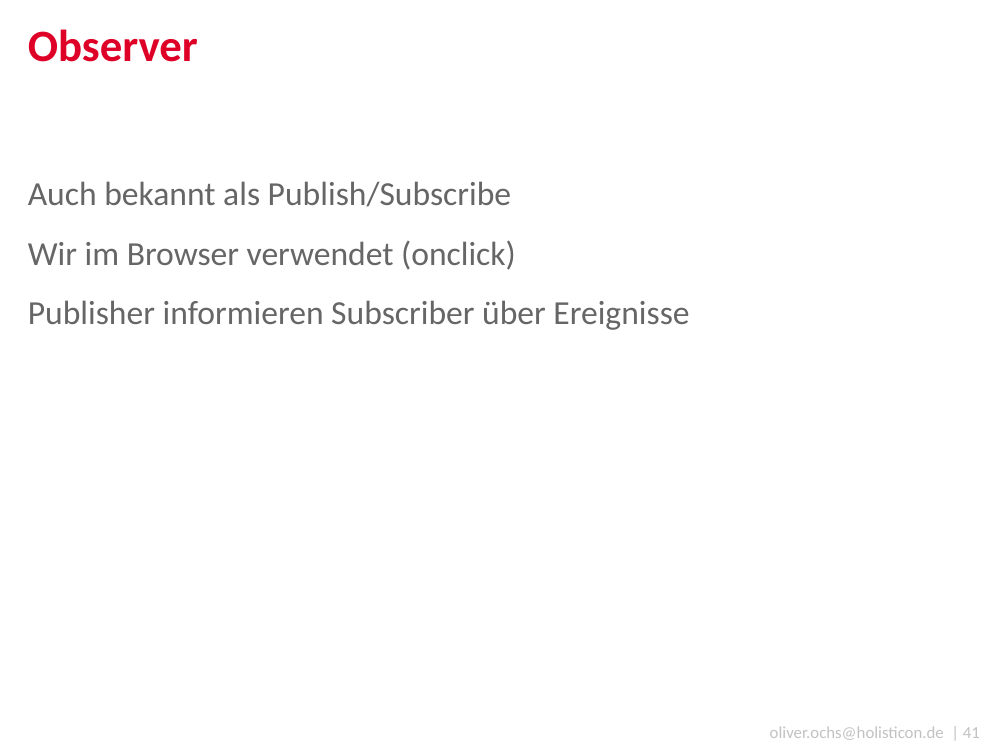
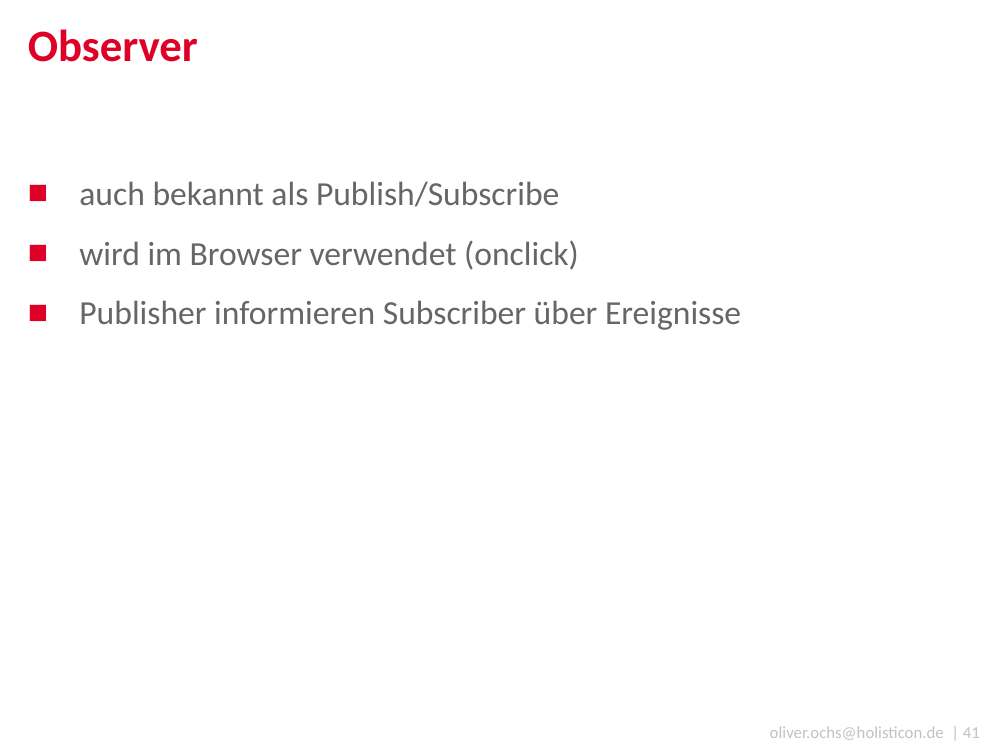
Before and after one commit to simonox/js-workshop, a slide deck: slide 41 of Tag 2.pptx. Drawn at 1008x756 pixels with LibreOffice and Linux fonts; fonts in the diff are those of the drawing; background and template pictures are left out. Boxes give left, top, right and bottom in pixels: in the first picture for what was removed or moved away, otherwise in the second. Text is boxed around its words. In the diff, an @@ line names an element or a change of style, - is before the commit and + after.

```diff
--- a/Tag 2.pptx
+++ b/Tag 2.pptx
@@ text at bbox=[79, 181, 579, 270]: text changed @@
-Auch bekannt als Publish/Subscribe
-Wir im Browser verwendet (onclick)
+■ auch bekannt als Publish/Subscribe
+■ wird im Browser verwendet (onclick)
@@ text at bbox=[79, 300, 741, 330]: bullet none to ■ @@
```
Also in this commit, not shown: 5 other slides changed, 1 slide added, 14 other files.
